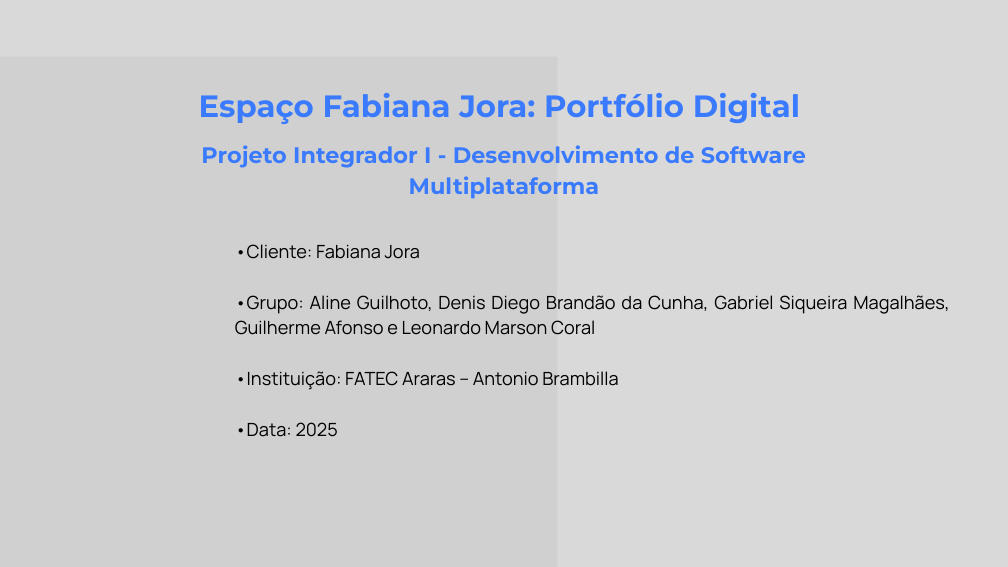
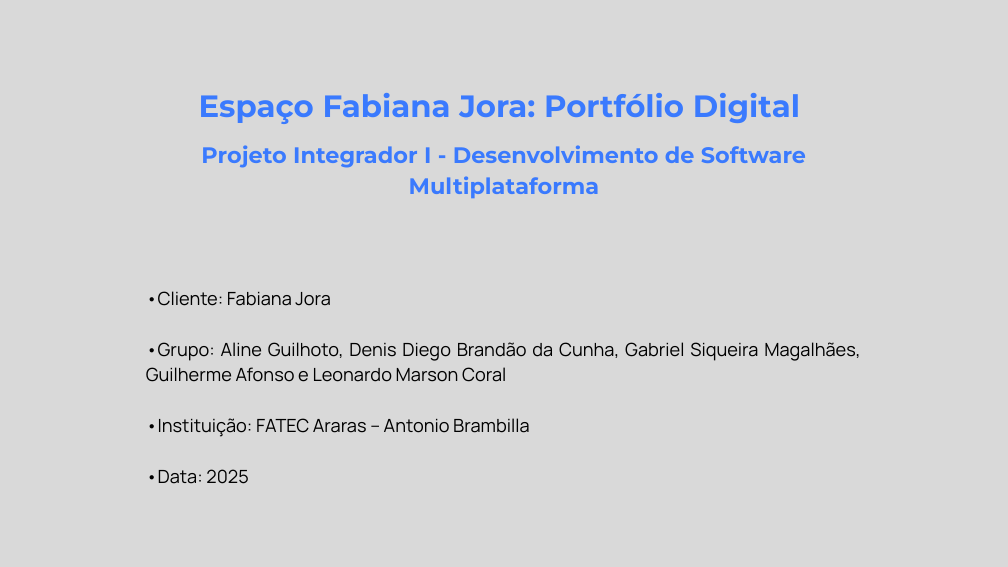
Before and after one commit to Denis-Diego-neb/Portifolio-pi, a slide deck: slide 2 of apresentacao/slide/PROJETO INTEGRADOR I.pptx. Drawn at 1008x567 pixels with LibreOffice and Linux fonts; fonts in the diff are those of the drawing; grey boxes stand for pictures. Boxes give left, top, right and bottom in pixels: in the first picture for what was removed or moved away, otherwise in the second. Text is boxed around its words. In the diff, an @@ line names an element or a change of style, - is before the commit and + after.

```diff
--- a/apresentacao/slide/PROJETO INTEGRADOR I.pptx
+++ b/apresentacao/slide/PROJETO INTEGRADOR I.pptx
@@ picture removed at [0, 56, 557, 567] @@
@@ text "•Cliente: Fabiana Jora": place and size @@
-text "•Cliente: Fabiana Jora" at [235, 244, 949, 437]
+text "•Cliente: Fabiana Jora" at [146, 291, 860, 484]
```
Also in this commit, not shown: 21 other slides changed, 1 other file.
